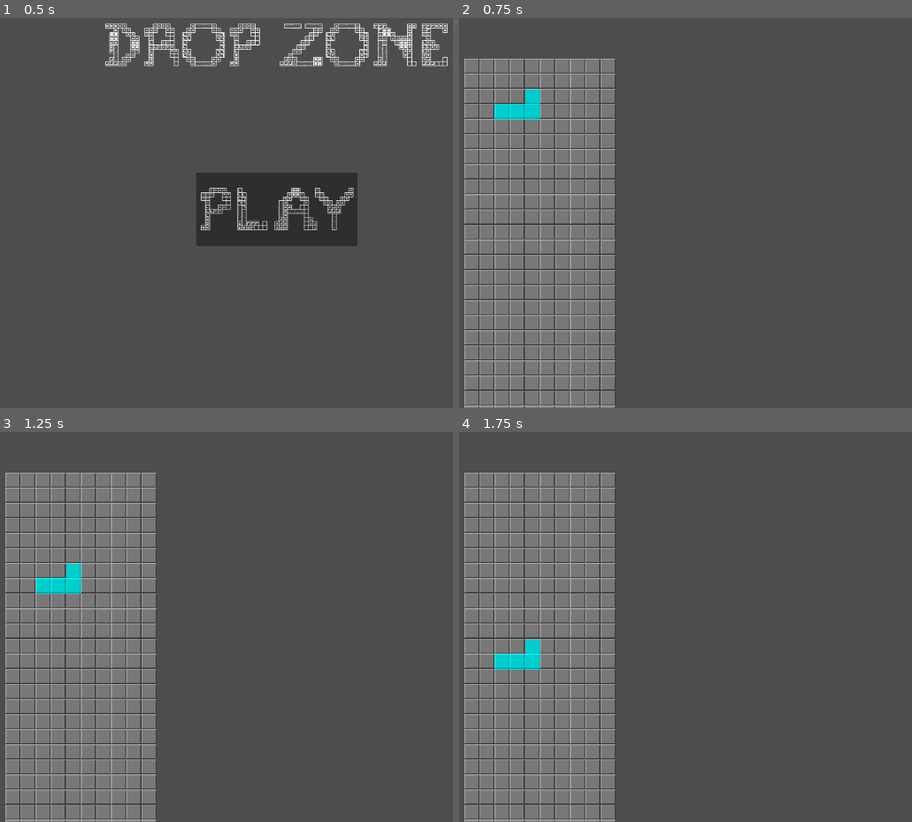
Above: before the commit, frames 1-4 (two rows, left to right).
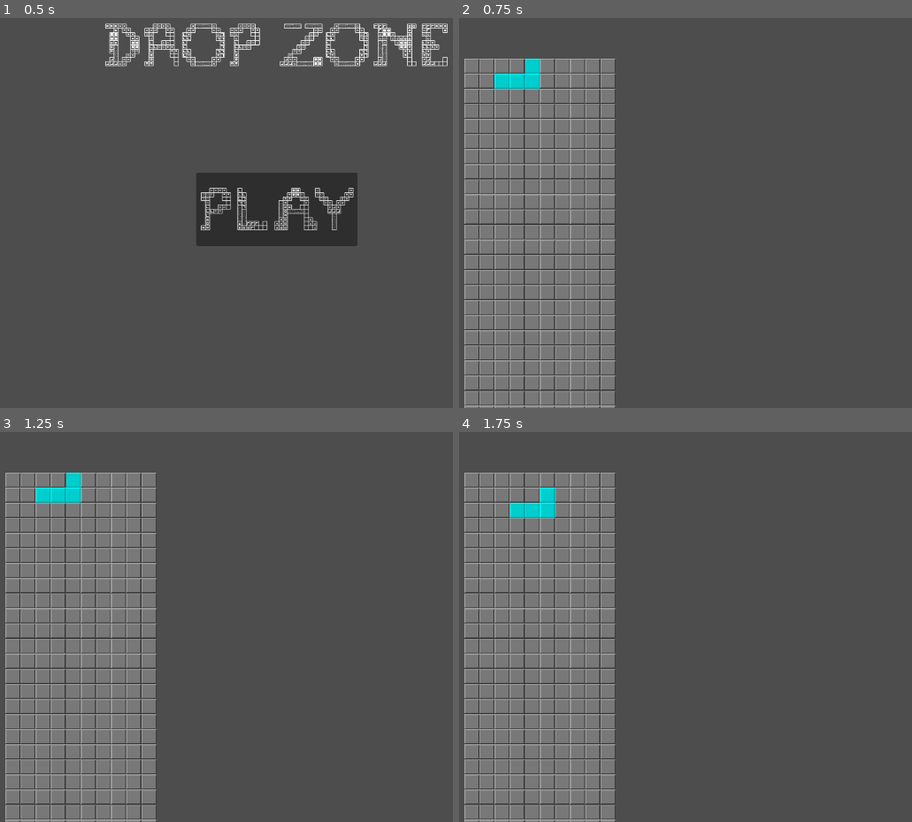
Above: after the commit, the same moments.

Repository: CodeOS99/DropZone
Game: Godot game, scene res://scenes/main_menu.tscn
Two runs of this game, one before a commit and one after it. Both use one fixed random seed, a clock stepped at 60 frames per second and the inputs below.
Inputs:
- Up to frame 1 (0.5 s): no input
- Up to frame 2 (0.75 s): click "PLAY" at 0.5 s
- Up to frame 3 (1.25 s): no input
- Up to frame 4 (1.75 s): tap Enter at 1.25 s; hold D (right, bound only after the commit) from 1.28 s (still down); tap Alt at 1.35 s

Frame 1 is identical in both runs. In frame 2, 1.0% of the frame differs, in the area x 7-18%, y 10-26%; in frame 3, 1.1%; in frame 4, 1.1%, in the area x 7-22%, y 14-61%.

Commit message:
Added horizontal movement

Diff:
--- a/project.godot
+++ b/project.godot
@@ -23,6 +23,33 @@
 
 theme/custom_font="res://assets/fonts/Tetris2-VP0w.ttf"
 
+[input]
+
+down={
+"deadzone": 0.5,
+"events": [Object(InputEventKey,"resource_local_to_scene":false,"resource_name":"","device":-1,"window_id":0,"alt_pressed":false,"shift_pressed":false,"ctrl_pressed":false,"meta_pressed":false,"pressed":false,"keycode":0,"physical_keycode":83,"key_label":0,"unicode":115,"location":0,"echo":false,"script":null)
+, Object(InputEventKey,"resource_local_to_scene":false,"resource_name":"","device":-1,"window_id":0,"alt_pressed":false,"shift_pressed":false,"ctrl_pressed":false,"meta_pressed":false,"pressed":false,"keycode":0,"physical_keycode":4194322,"key_label":0,"unicode":0,"location":0,"echo":false,"script":null)
+]
+}
+left={
+"deadzone": 0.5,
+"events": [Object(InputEventKey,"resource_local_to_scene":false,"resource_name":"","device":-1,"window_id":0,"alt_pressed":false,"shift_pressed":false,"ctrl_pressed":false,"meta_pressed":false,"pressed":false,"keycode":0,"physical_keycode":65,"key_label":0,"unicode":97,"location":0,"echo":false,"script":null)
+, Object(InputEventKey,"resource_local_to_scene":false,"resource_name":"","device":-1,"window_id":0,"alt_pressed":false,"shift_pressed":false,"ctrl_pressed":false,"meta_pressed":false,"pressed":false,"keycode":0,"physical_keycode":4194319,"key_label":0,"unicode":0,"location":0,"echo":false,"script":null)
+]
+}
+right={
+"deadzone": 0.5,
+"events": [Object(InputEventKey,"resource_local_to_scene":false,"resource_name":"","device":-1,"window_id":0,"alt_pressed":false,"shift_pressed":false,"ctrl_pressed":false,"meta_pressed":false,"pressed":false,"keycode":0,"physical_keycode":68,"key_label":0,"unicode":100,"location":0,"echo":false,"script":null)
+, Object(InputEventKey,"resource_local_to_scene":false,"resource_name":"","device":-1,"window_id":0,"alt_pressed":false,"shift_pressed":false,"ctrl_pressed":false,"meta_pressed":false,"pressed":false,"keycode":0,"physical_keycode":4194321,"key_label":0,"unicode":0,"location":0,"echo":false,"script":null)
+]
+}
+up={
+"deadzone": 0.5,
+"events": [Object(InputEventKey,"resource_local_to_scene":false,"resource_name":"","device":-1,"window_id":0,"alt_pressed":false,"shift_pressed":false,"ctrl_pressed":false,"meta_pressed":false,"pressed":false,"keycode":0,"physical_keycode":87,"key_label":0,"unicode":119,"location":0,"echo":false,"script":null)
+, Object(InputEventKey,"resource_local_to_scene":false,"resource_name":"","device":-1,"window_id":0,"alt_pressed":false,"shift_pressed":false,"ctrl_pressed":false,"meta_pressed":false,"pressed":false,"keycode":0,"physical_keycode":4194320,"key_label":0,"unicode":0,"location":0,"echo":false,"script":null)
+]
+}
+
 [rendering]
 
 renderer/rendering_method="gl_compatibility"
--- a/scripts/tetris_board.gd
+++ b/scripts/tetris_board.gd
@@ -2,7 +2,7 @@
 
 const TILE_COLORS = 8
 const DEFAULT_TILE = 7
-const TICK_TIME = .1
+const TICK_TIME = .8
 const TETROMINOES = {
 	"I": [Vector2i(0,1), Vector2i(1,1), Vector2i(2,1), Vector2i(3,1)],
 	"O": [Vector2i(0,0), Vector2i(1,0), Vector2i(0,1), Vector2i(1,1)],
@@ -20,6 +20,7 @@
 var timer := 0.0
 
 var pieces = [["L", Vector2i(2,0), 0]] # array of [tetromino, coord, tile_idx]
+var curr_piece_idx = 0 # the one which is being controlled right now
 
 func _ready() -> void:
 	# initializatoin first to make testing easy
@@ -30,15 +31,17 @@
 			board[i].append(DEFAULT_TILE)
 
 	draw_board()
-	update_board()
-	draw_board()
 
 func _process(delta: float) -> void:
-	timer += delta
+	timer += delta * (10 if Input.is_action_pressed("down") else 1)
 	if timer >= TICK_TIME:
 		timer = 0
 		update_board()
 		draw_board()
+
+	var hor_movement = (1 if Input.is_action_just_pressed("right") else -1 if Input.is_action_just_pressed("left") else 0)
+	move_if_possible(pieces[curr_piece_idx], Vector2i(hor_movement, 0))
+
 
 func draw_board() -> void:
 	# reset
@@ -56,12 +59,16 @@
 
 func update_board() -> void:
 	for piece in pieces:
-		var flag = false
-		var candidate = piece.duplicate()
-		candidate[1].y += 1
-		for vertex in TETROMINOES[piece[0]]:
-			if (vertex+piece[1]).y >= size.y-1:
-				flag = true
+		move_if_possible(piece, Vector2i(0, 1))
 
-		if not flag:
-			piece[1].y += 1
+func move_if_possible(piece, displ: Vector2i):
+	var flag = false
+	var candidate = piece.duplicate()
+	candidate[1] += displ
+	for vertex in TETROMINOES[piece[0]]:
+		if (vertex+candidate[1]).y >= size.y or not (vertex+candidate[1]).x in range(0, size.x):
+			flag = true
+
+	if not flag:
+		piece[1] += displ
+		draw_board()
